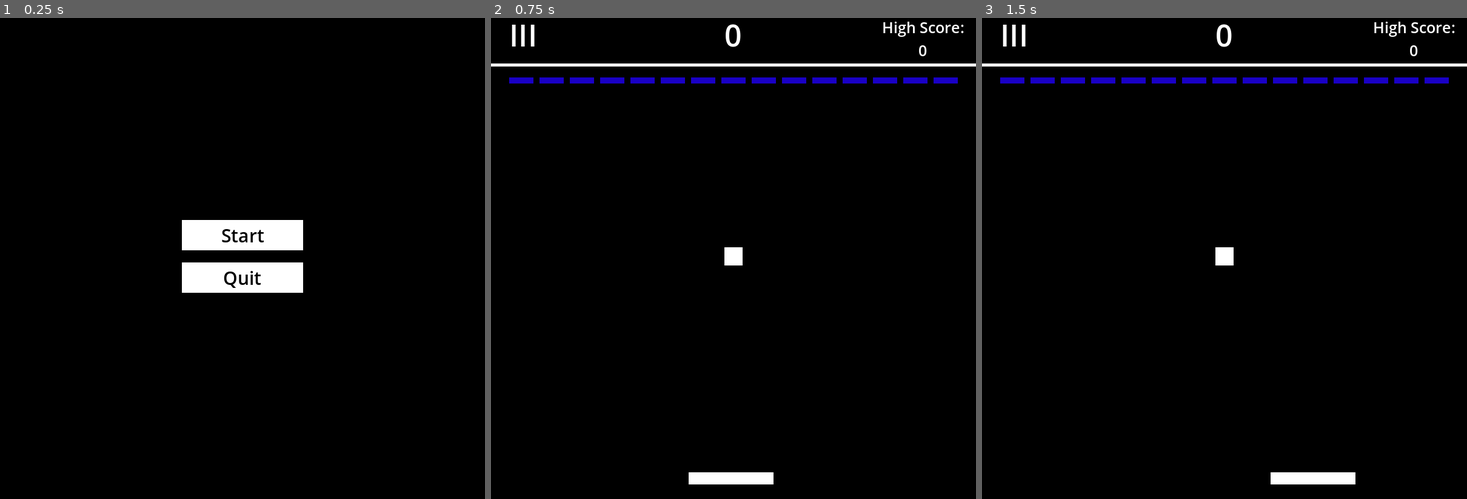
Above: before the commit, frames 1-3 (left to right).
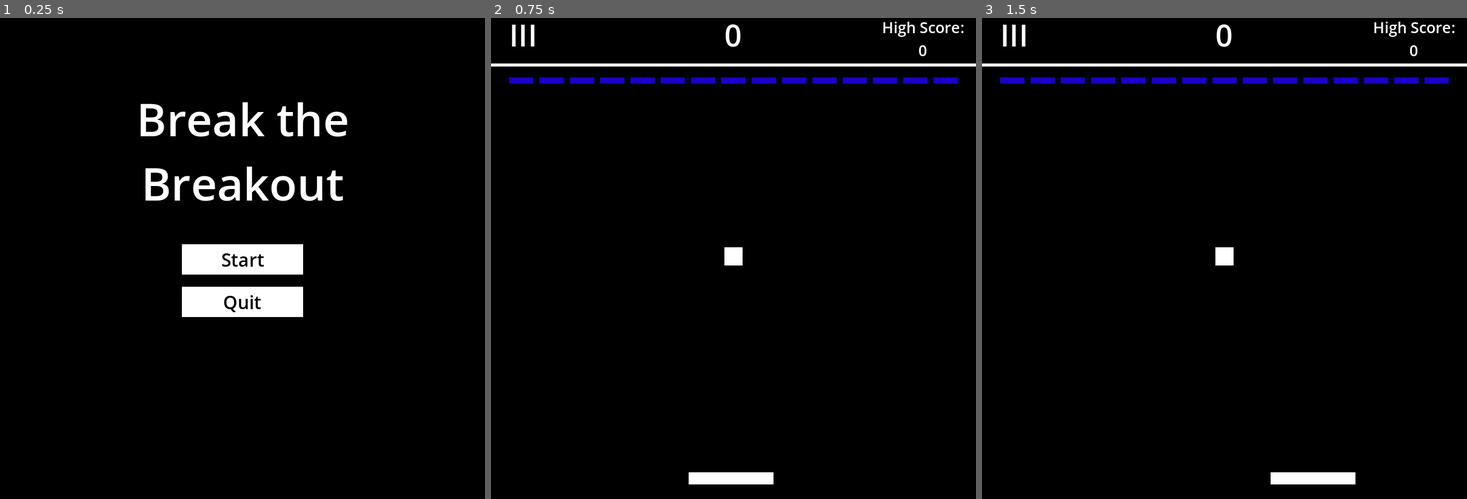
Above: after the commit, the same moments.

Repository: districtjackson/breakout
Game: Godot game, scene res://main.tscn
Two runs of this game, one before a commit and one after it. Both use one fixed random seed, a clock stepped at 60 frames per second and the inputs below.
Inputs:
- Up to frame 1 (0.25 s): no input
- Up to frame 2 (0.75 s): click "Start" at 0.5 s
- Up to frame 3 (1.5 s): tap Enter at 1.25 s; hold Right (right) from 1.28 s (still down)

The runs differ from the first frame. In frame 1, 5.9% of the frame differs, in the area x 29-72%, y 17-63%; in frame 2, nothing differs; in frame 3, nothing differs.

Commit message:
Title added

Diff:
--- a/hud.gd
+++ b/hud.gd
@@ -21,6 +21,7 @@
 	# Show/hide necessary HUD elements
 	$"CanvasLayer/Start Game".hide()
 	$"CanvasLayer/Quit Game".hide()
+	$CanvasLayer/Title.hide()
 	$CanvasLayer/Score.show()
 	$CanvasLayer/Lives.show()
 	$CanvasLayer/HighScore.show()
@@ -56,6 +57,7 @@
 
 	$"CanvasLayer/Start Game".show()
 	$"CanvasLayer/Quit Game".show()
+	$CanvasLayer/Title.show()
 
 func _quit_game():
 	get_tree().quit()
--- a/hud.tscn
+++ b/hud.tscn
@@ -74,9 +74,9 @@
 anchor_right = 0.5
 anchor_bottom = 0.5
 offset_left = -100.0
-offset_top = 10.0
+offset_top = 50.0
 offset_right = 100.0
-offset_bottom = 60.0
+offset_bottom = 100.0
 grow_horizontal = 2
 grow_vertical = 2
 theme = ExtResource("2_xqq4b")
@@ -89,13 +89,28 @@
 anchor_right = 0.5
 anchor_bottom = 0.5
 offset_left = -100.0
-offset_top = -60.0
+offset_top = -20.0
 offset_right = 100.0
-offset_bottom = -10.0
+offset_bottom = 30.0
 grow_horizontal = 2
 grow_vertical = 2
 theme = ExtResource("2_xqq4b")
 text = "Start"
+
+[node name="Title" type="Label" parent="CanvasLayer"]
+anchors_preset = 5
+anchor_left = 0.5
+anchor_right = 0.5
+offset_left = -175.5
+offset_top = 120.0
+offset_right = 175.5
+offset_bottom = 332.0
+grow_horizontal = 2
+theme_override_font_sizes/font_size = 75
+text = "Break the
+Breakout"
+horizontal_alignment = 1
+vertical_alignment = 1
 
 [node name="Bar" type="Sprite2D" parent="."]
 visible = false
